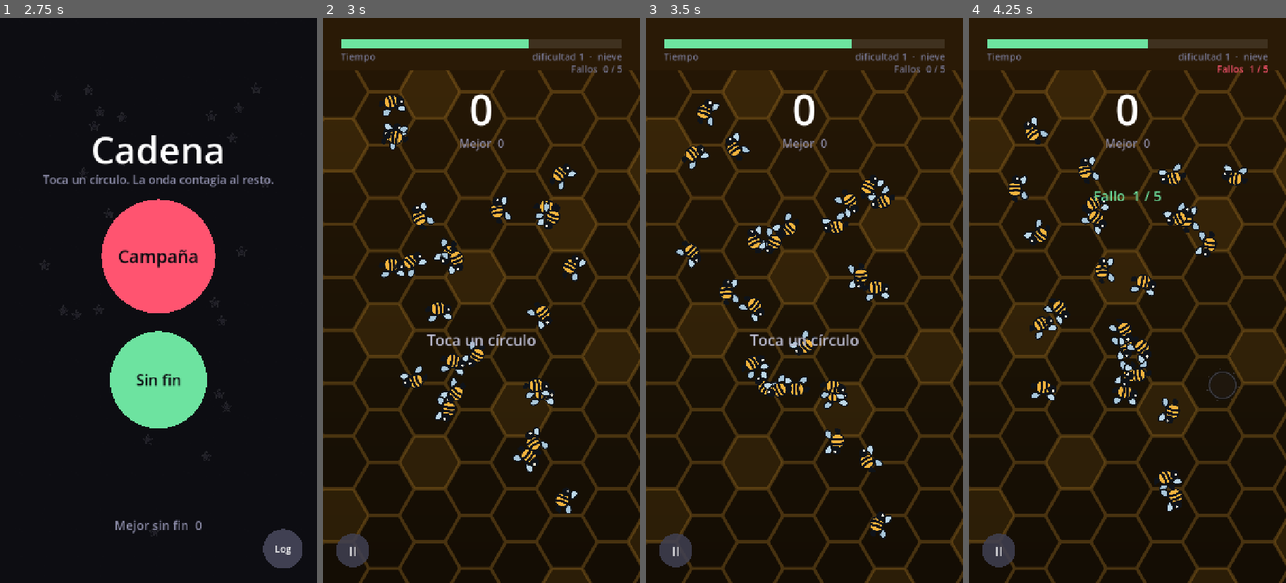
Above: before the commit, frames 1-4 (left to right).
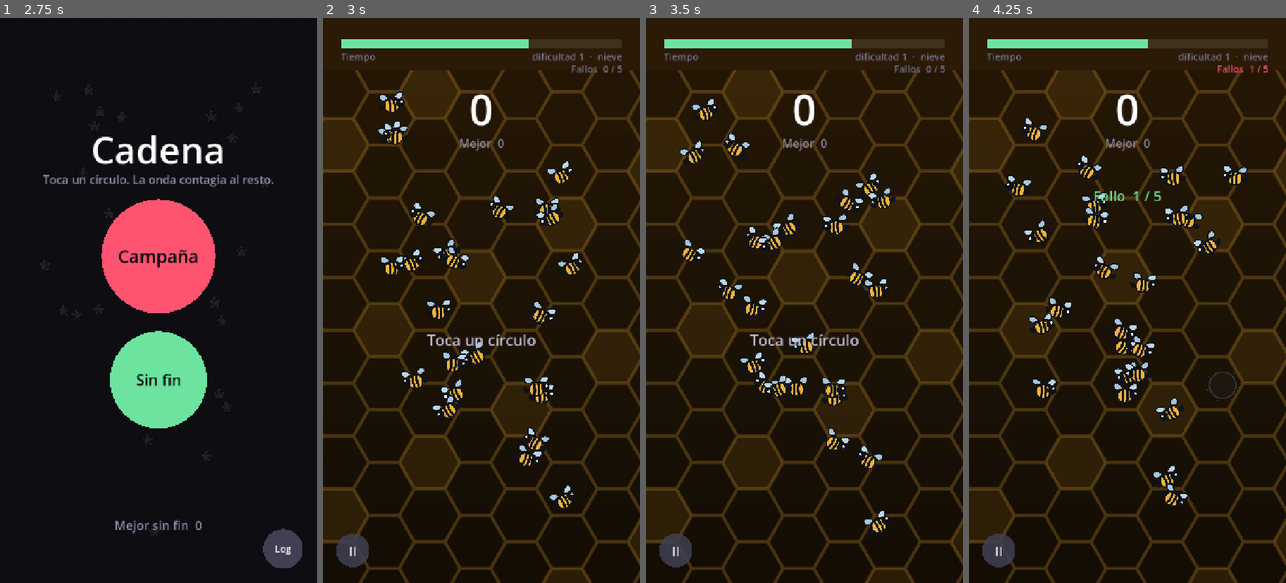
Above: after the commit, the same moments.

Repository: DanyDanny7/yesca
Game: Godot game, scene res://main.tscn
The game is run twice, just before and just after one commit, with the same random seed, the same clock (stepped at 60 frames per second) and the same inputs. Sound files missing from this copy of the repository are replaced by a short silence.
Inputs (mouse positions are in pixels of both pictures, inside the frame that each line leads up to):
- Up to frame 1 (2.75 s): move the mouse to (228, 272) at 0.52 s; click (228, 272) at 0.67 s; move the mouse to (95, 328) at 1.27 s; click (95, 328) at 1.42 s; move the mouse to (190, 176) at 2.02 s; click (190, 176) at 2.17 s
- Up to frame 2 (3 s): move the mouse to (465, 413) at 2.77 s; click (465, 413) at 2.92 s
- Up to frame 3 (3.5 s): no input
- Up to frame 4 (4.25 s): move the mouse to (1222, 385) at 3.52 s; click (1222, 385) at 3.67 s

Frame 1 is identical in both runs. In frame 2, 2.9% of the frame differs, in the area x 17-84%, y 13-88%; in frame 3, 2.7%; in frame 4, 3.2%, in the area x 11-88%, y 17-88%.

Commit message:
Orientacion por politica, explosiones ampliables y contrato de entregas
ORIENTACION. Era una lista de excepciones dentro de mover(), y con arte de
verdad dejo de valer: la abeja y el pez estan dibujados DE PERFIL, asi que
al girar hacia un rumbo que va a la izquierda volaban y nadaban boca arriba.
Nadie mira un pez del reves y piensa "va hacia alla", piensa que esta muerto.

Ahora hay cinco politicas en Dot.Giro -FIJO, RUMBO, ESPEJO, CABECEO, NORIA-
y una tabla por forma. La regla que la ordena: una forma solo puede dar la
vuelta entera si se dibujo vista desde arriba.

El reflejo se hace con scale.x, NO girando 180 grados. Girado, el pez nada
panza arriba; reflejado, nada hacia el otro lado, que es lo que hace de
verdad. No se ve en una hoja de contactos porque ahi esta quieto.

tools/giro.gd es la guarda. Su primera version daba falsas alarmas -marcaba
al dron y al meteoro, que giran enteros a proposito- y se corrigio: una
comprobacion que grita sin motivo ensena a ignorarla.

EXPLOSIONES. Dos formas de entregarlas, no una:
  cadena.png      imagen quieta; el nodo la escala y la desvanece
  cadena@8.png    ocho fotogramas; el nodo recorre la tira y NO desvanece,
                  el apagado lo lleva el dibujo
Y variante por bioma con el mismo mecanismo que numera las bolas de billar:
impacto_asedio.png cae a impacto.png. La explosion del planeta puede no
parecerse en nada a la de la ciudad sin inventar un tipo nuevo.

ENTREGAS. arte/assets-yesca/ era un cajon unico y una tanda nueva pisaba a
la anterior. Ahora entregas/<AAAA-MM-DD-tema>/, una por tanda, y nadie
escribe en arte/: eso lo genero yo importando. Si una entrega sale mal, la
anterior sigue ahi y se reimporta en un comando; las herramientas toman el
lote como argumento justo para eso.

entregas/LEEME.md es el contrato: lienzo, nombres, la tabla de orientacion,
las dos capas de fondo, las dos formas de explosion, y las seis preguntas
que tiene que contestar la especificacion de un movimiento -que no es un
asset, es codigo, porque necesita ver a los demas objetivos.

Verificado: 0 formas de perfil invertidas, geometria de los 52 niveles
intacta, y el jugador bueno vuelve a puntuar mas del doble que el descuidado.

Co-Authored-By: Claude Opus 5 <noreply@anthropic.com>

Diff:
--- a/scripts/arte.gd
+++ b/scripts/arte.gd
@@ -151,15 +151,48 @@
 	return s.replace(" ", "_")
 
 
-## El asset de un tipo de detonación, si lo hay.
-##
-## Se dibuja escalado al radio que tenga la explosión en cada instante y con su
-## desvanecido, así que una sola imagen quieta sirve: la animación la pone el
-## nodo, no el fichero.
-static func explosion(tipo: int) -> Texture2D:
+## Cuántos fotogramas como mucho puede tener una tira.
+##
+## Se prueban uno a uno porque el número va en el nombre del fichero y no hay
+## forma de preguntarlo antes de abrirlo. Sale caro una sola vez: el resultado,
+## incluida la ausencia, queda cacheado para toda la partida.
+const MAX_FOTOGRAMAS := 24
+
+## El asset de una detonación: la textura y cuántos fotogramas trae.
+##
+## Devuelve un diccionario con "tex" y "fotogramas". Dos formas de entregarla:
+##
+##   cadena.png      una imagen quieta. El nodo la escala al radio de cada
+##                   instante y la desvanece al final.
+##   cadena@8.png    ocho fotogramas en fila, del mismo ancho. El nodo recorre
+##                   la tira a lo largo de la vida de la onda y NO desvanece:
+##                   el apagado lo decide el dibujo, que es de lo que se trata
+##                   cuando alguien quiere diseñar el efecto de verdad.
+##
+## Y admite variante por bioma, igual que las bolas de billar: se prueba primero
+## `impacto_asedio.png` y se cae a `impacto.png`. Así la explosión del planeta
+## puede no parecerse en nada a la de la ciudad sin que haga falta un tipo nuevo.
+static func explosion(tipo: int, bioma: String = "") -> Dictionary:
 	if tipo < 0 or tipo >= NOMBRE_EXPLOSION.size():
-		return null
-	return _buscar(DIR_EXPLOSIONES + NOMBRE_EXPLOSION[tipo])
+		return {"tex": null, "fotogramas": 1}
+	var base: String = DIR_EXPLOSIONES + NOMBRE_EXPLOSION[tipo]
+	if bioma != "":
+		var propia := _tira(base + "_" + slug(bioma))
+		if propia["tex"] != null:
+			return propia
+	return _tira(base)
+
+
+## Busca una imagen suelta o una tira `nombre@N`, y dice cuántos fotogramas trae.
+static func _tira(base: String) -> Dictionary:
+	var suelta := _buscar(base)
+	if suelta != null:
+		return {"tex": suelta, "fotogramas": 1}
+	for n in range(2, MAX_FOTOGRAMAS + 1):
+		var tira := _buscar("%s@%d" % [base, n])
+		if tira != null:
+			return {"tex": tira, "fotogramas": n}
+	return {"tex": null, "fotogramas": 1}
 
 
 ## Busca el asset probando las extensiones que Godot importa como textura.
--- a/scripts/dot.gd
+++ b/scripts/dot.gd
@@ -40,6 +40,59 @@
 		PEZ, ESTRELLA, LLAMA, BURBUJA, GLOBO, METEORO, ROBOT,
 		HORMIGA }
 
+## Cómo se orienta una forma respecto a su rumbo.
+##
+## Hasta ahora era una lista de excepciones dentro de `mover()`, y estaba mal en
+## dos sitios que se ven a simple vista: la abeja y el pez se dibujan de PERFIL,
+## así que al girar hacia un rumbo que va a la izquierda volaban y nadaban boca
+## arriba. Nadie mira un pez del revés y piensa "va hacia allá"; piensa que está
+## muerto.
+##
+## La regla que ordena la tabla: **una forma solo puede dar la vuelta entera si
+## se dibujó vista desde arriba.** El dron y el meteoro sí; la abeja, el pez y
+## el avión, no.
+enum Giro {
+	FIJO,     ## nunca gira. Lo que tiene peso o cuelga: bolas, globos, robots
+	RUMBO,    ## gira hasta apuntar a donde va. Solo vistas cenitales
+	ESPEJO,   ## no gira: se refleja al ir hacia la izquierda
+	CABECEO,  ## se refleja Y se inclina un poco hacia donde va. Perfiles vivos
+	NORIA,    ## gira por su cuenta, sin relación con el rumbo. Hojas cayendo
+}
+
+## Cuánto se inclina como mucho una forma con CABECEO, en radianes.
+##
+## Corto a propósito: pasado este ángulo un pez deja de leerse como que baja y
+## empieza a leerse como que se cae.
+const INCLINACION_MAX := 0.55
+## Vueltas por segundo de una forma con NORIA.
+const NORIA_VUELTAS := 0.9
+
+## La política de giro de cada forma, EN EL ORDEN DEL ENUM Forma.
+##
+## Si se añade una forma y no se añade aquí, el juego revienta al entrar a su
+## bioma: se indexa con el valor del enum. Es el mismo contrato que NOMBRES_MOV
+## en main.gd, y ya se rompió una vez por olvidarlo.
+const GIRO_DE_FORMA := [
+	Giro.FIJO,     ## circulo
+	Giro.FIJO,     ## copo
+	Giro.CABECEO,  ## abeja: de perfil, no puede ir boca arriba
+	Giro.NORIA,    ## hoja: cae dando vueltas
+	Giro.FIJO,     ## bola
+	Giro.RUMBO,    ## dron: visto desde arriba, puede girar entero
+	Giro.FIJO,     ## chispa
+	Giro.FIJO,     ## chip
+	Giro.CABECEO,  ## avion: de perfil, y planeando conviene que cabecee
+	Giro.RUMBO,    ## misil: apunta a donde va, es lo suyo
+	Giro.CABECEO,  ## pez: de perfil, jamás del revés
+	Giro.FIJO,     ## estrella
+	Giro.FIJO,     ## llama: el fuego sube, dé igual hacia dónde vaya
+	Giro.FIJO,     ## burbuja
+	Giro.FIJO,     ## globo: el cordel cuelga hacia abajo
+	Giro.RUMBO,    ## meteoro: la estela tiene que quedar detrás
+	Giro.FIJO,     ## robot: uno ladeado se lee como averiado
+	Giro.RUMBO,    ## hormiga: vista desde arriba
+]
+
 ## Color y tamaño los fija el bioma al nacer el círculo, no una constante: es
 ## lo que permite que la ventisca se vea de nieve y el panal de miel sin tocar
 ## una línea de la lógica.
@@ -322,11 +375,7 @@
 
 	# Las formas con orientación la actualizan aquí: el dron mira hacia donde
 	# va, la hoja voltea despacio como si cayera.
-	if forma in [Forma.DRON, Forma.AVION, Forma.MISIL, Forma.ABEJA, Forma.PEZ,
-			Forma.METEORO, Forma.HORMIGA] and velocity.length_squared() > 1.0:
-		rotation = velocity.angle()
-	elif forma == Forma.HOJA:
-		rotation += delta * 0.9
+	_orientar(delta)
 	match modo:
 		Movimiento.ABEJA:
 			_mover_abeja(delta, area)
@@ -398,6 +447,37 @@
 	_rebotar(area)
 
 
+## Aplica la política de giro de la forma.
+##
+## El espejo se hace con `scale.x`, no rotando 180 grados. Girado, un pez nada
+## panza arriba; reflejado, nada hacia el otro lado, que es lo que hace de
+## verdad. La diferencia no se ve en una hoja de contactos porque ahí está
+## quieto, y por eso hay que decidirla aquí y no al dibujar.
+func _orientar(delta: float) -> void:
+	var politica: int = GIRO_DE_FORMA[forma] if forma < GIRO_DE_FORMA.size() else Giro.FIJO
+	if politica == Giro.NORIA:
+		rotation += delta * NORIA_VUELTAS
+		return
+	if politica == Giro.FIJO or velocity.length_squared() < 1.0:
+		return
+
+	if politica == Giro.RUMBO:
+		rotation = velocity.angle()
+		return
+
+	# ESPEJO y CABECEO comparten el reflejo; solo cambia si además se inclina.
+	var a_la_izquierda := velocity.x < 0.0
+	scale.x = -1.0 if a_la_izquierda else 1.0
+	if politica == Giro.ESPEJO:
+		rotation = 0.0
+		return
+
+	var inclina := clampf(velocity.y / maxf(1.0, base_speed), -1.0, 1.0) * INCLINACION_MAX
+	# Con el dibujo reflejado, el mismo ángulo se ve al revés: hay que negarlo
+	# para que el morro siga apuntando hacia donde de verdad baja.
+	rotation = -inclina if a_la_izquierda else inclina
+
+
 ## Tirones y pausas: la abeja mantiene un rumbo un instante, lo cambia de golpe
 ## y varía mucho de rapidez. Lo que la hace difícil de leer no es la velocidad
 ## media sino lo poco que dura cada tramo recto.
--- a/scripts/explosion.gd
+++ b/scripts/explosion.gd
@@ -34,6 +34,8 @@
 @export var decay_time: float = 0.3
 @export var color: Color = COLOR_ACTIVA
 @export var tipo: Tipo = Tipo.CADENA
+## Bioma en curso, para poder dar a un bioma su propia detonación.
+var bioma: String = ""
 
 ## A qué cadena pertenece esta detonación.
 ##
@@ -89,12 +91,23 @@
 	# No se tiñe con el color del bioma, igual que los targets: el color lo pone
 	# quien dibuja. El precio es que la detonación deja de cambiar de color por
 	# bioma, y hay que decidirlo a sabiendas.
-	var tex := Arte.explosion(tipo)
+	var asset := Arte.explosion(tipo, bioma)
+	var tex: Texture2D = asset["tex"]
 	if tex != null:
 		var lado := radius * Arte.EXPLOSION_EN_RADIOS
-		draw_texture_rect(tex,
-				Rect2(Vector2(-lado, -lado) * 0.5, Vector2(lado, lado)),
-				false, Color(1, 1, 1, fade))
+		var destino := Rect2(Vector2(-lado, -lado) * 0.5, Vector2(lado, lado))
+		var n: int = asset["fotogramas"]
+		if n <= 1:
+			draw_texture_rect(tex, destino, false, Color(1, 1, 1, fade))
+			return
+		# Con tira de fotogramas NO se desvanece: el apagado lo lleva el dibujo.
+		# Hacer las dos cosas apagaría el efecto dos veces y quien lo diseñó
+		# perdería el control justo del final, que es donde se nota.
+		var dur := grow_time + hold_time + decay_time
+		var i := clampi(int(_t / maxf(0.001, dur) * float(n)), 0, n - 1)
+		var ancho := tex.get_width() / n
+		draw_texture_rect_region(tex, destino,
+				Rect2(float(i * ancho), 0.0, float(ancho), float(tex.get_height())))
 		return
 
 	draw_circle(Vector2.ZERO, radius, Color(color, 0.16 * fade))
--- a/scripts/main.gd
+++ b/scripts/main.gd
@@ -1164,6 +1164,7 @@
 	e.grow_time = 0.18
 	e.hold_time = 0.5
 	e.decay_time = 0.6
+	e.bioma = _bioma_actual()
 	_explosions_root.add_child(e)
 	_effects.append(e)
 	_shake = shake_max
@@ -1447,6 +1448,7 @@
 	e.tipo = Explosion.Tipo.CADENA
 	e.chain_id = chain_id
 	e.color = _stage_color()
+	e.bioma = _bioma_actual()
 	_explosions_root.add_child(e)
 	_explosions.append(e)
 
@@ -1466,6 +1468,7 @@
 	e.grow_time = 0.12
 	e.hold_time = 9999.0
 	e.decay_time = 0.3
+	e.bioma = _bioma_actual()
 	_explosions_root.add_child(e)
 	_marca_muerte = e
 
@@ -1477,6 +1480,7 @@
 	e.color = Explosion.COLOR_FALLO
 	e.tipo = Explosion.Tipo.FALLO
 	e.hold_time = 0.1
+	e.bioma = _bioma_actual()
 	_explosions_root.add_child(e)
 	_effects.append(e)
 
@@ -1791,6 +1795,7 @@
 	e.grow_time = randf_range(0.2, 0.45)
 	e.hold_time = 0.2
 	e.decay_time = 0.45
+	e.bioma = _bioma_actual()
 	_explosions_root.add_child(e)
 	_effects.append(e)
 	# El tono sube con la ristra, igual que en una cadena.
--- /dev/null
+++ b/tools/giro.gd
@@ -0,0 +1,39 @@
+extends SceneTree
+
+## Comprueba que ninguna forma DE PERFIL acaba boca abajo al ir a la izquierda.
+##
+##   godot --path . --headless --script tools/giro.gd
+##
+## Es la guarda del contrato de orientación: dibujar de perfil y girar hacia el
+## rumbo deja a la abeja volando boca arriba y al pez nadando panza arriba. Se
+## comprueba aquí porque no se ve en una hoja de contactos, donde están quietos.
+##
+## Solo cuenta como fallo en ESPEJO y CABECEO. Las cenitales -dron, misil,
+## meteoro, hormiga- dan la vuelta entera A PROPOSITO, y marcarlas seria una
+## falsa alarma; una comprobación que grita sin motivo enseña a ignorarla.
+func _initialize() -> void:
+	print("%-10s %-9s %-12s %s" % ["forma", "politica", "yendo a izq", "veredicto"])
+	var nombres := ["FIJO", "RUMBO", "ESPEJO", "CABECEO", "NORIA"]
+	var malos := 0
+	for forma in Arte.NOMBRE_FORMA.size():
+		var d := Dot.new()
+		d.forma = forma
+		d.base_speed = 100.0
+		d.velocity = Vector2(-100.0, 20.0)
+		root.add_child(d)
+		d.mover(0.016, Rect2(0, 0, 500, 500))
+		var pol: int = Dot.GIRO_DE_FORMA[forma]
+		# Boca abajo = el eje vertical del dibujo acaba apuntando hacia arriba.
+		var arriba := Vector2.UP.rotated(d.rotation) * signf(d.scale.y)
+		var de_perfil := pol == Dot.Giro.ESPEJO or pol == Dot.Giro.CABECEO
+		var invertida := arriba.y > 0.0 and de_perfil
+		if invertida:
+			malos += 1
+		print("%-10s %-9s rot %+5.0f  esc %+.0f   %s" % [
+				Arte.NOMBRE_FORMA[forma], nombres[pol],
+				rad_to_deg(d.rotation), d.scale.x,
+				"BOCA ABAJO" if invertida else ("cenital, gira entera" if pol == Dot.Giro.RUMBO else "ok")])
+		d.queue_free()
+	print("")
+	print("formas de perfil invertidas: %d%s" % [malos, "" if malos == 0 else "   <-- FALLO"])
+	quit()
--- a/tools/importar_fondos.gd
+++ b/tools/importar_fondos.gd
@@ -2,9 +2,9 @@
 
 ## Convierte los fondos entregados en las dos capas que usa el juego.
 ##
-##   godot --path . --headless --script tools/importar_fondos.gd
+##   godot --path . --headless --script tools/importar_fondos.gd -- entregas/<lote>
 ##
-## Lee de arte/assets-yesca/_split/, que produce el troceado en Python, y
+## Lee de <lote>/_split/, que produce el troceado en Python, y
 ## escribe en arte/fondos/ (el azulejo, que se repite y se desplaza) y en
 ## arte/telones/ (la composición, que se ancla abajo y no se estira).
 ##
@@ -19,10 +19,19 @@
 ## color es exactamente el que toca el hueco que queda por encima cuando la
 ## pantalla es más alta que la imagen, así que la unión no se ve. Sacarlo del
 ## SVG no valía: varios fondos tienen degradado, no color plano.
-const ENTRADA := "res://arte/assets-yesca/_split/"
+## Lote por defecto. Se puede pasar otro tras "--".
+const LOTE_POR_DEFECTO := "entregas/2026-08-31-arte-inicial"
 
 func _initialize() -> void:
-	var d := DirAccess.open(ENTRADA)
+	var args := OS.get_cmdline_user_args()
+	var lote: String = args[0] if args.size() > 0 else LOTE_POR_DEFECTO
+	var entrada := "res://%s/_split/" % lote.trim_suffix("/")
+	var d := DirAccess.open(entrada)
+	if d == null:
+		print("no encuentro ", entrada)
+		quit()
+		return
+	print("lote: ", lote)
 	DirAccess.make_dir_recursive_absolute(ProjectSettings.globalize_path("res://arte/fondos/"))
 	DirAccess.make_dir_recursive_absolute(ProjectSettings.globalize_path("res://arte/telones/"))
 
@@ -32,7 +41,7 @@
 		if not f.ends_with(".svg"):
 			continue
 		var img := Image.new()
-		if img.load_svg_from_string(FileAccess.get_file_as_string(ENTRADA + f), 1.0) != OK:
+		if img.load_svg_from_string(FileAccess.get_file_as_string(entrada + f), 1.0) != OK:
 			print("FALLO al rasterizar ", f)
 			continue
 		var partes := f.replace(".svg", "").split("__")
Not shown, changed: arte/explosiones/LEEME.txt
Not shown, changed: arte/fondos/LEEME.txt
Not shown, changed: arte/targets/LEEME.txt
Not shown, changed: arte/telones/LEEME.txt
Not shown, added: entregas/.gdignore
Not shown, added: tools/giro.gd.uid
Not shown, changed: .gitignore
Not shown, added: contexto/16-orientacion-y-entregas.md
Not shown, changed: contexto/README.md
Not shown, added: entregas/LEEME.md
Not shown, added: entregas/_plantilla/ENTREGA.md
Not shown, added: entregas/_plantilla/movimientos/_plantilla.md
(and 1 more such lines)
